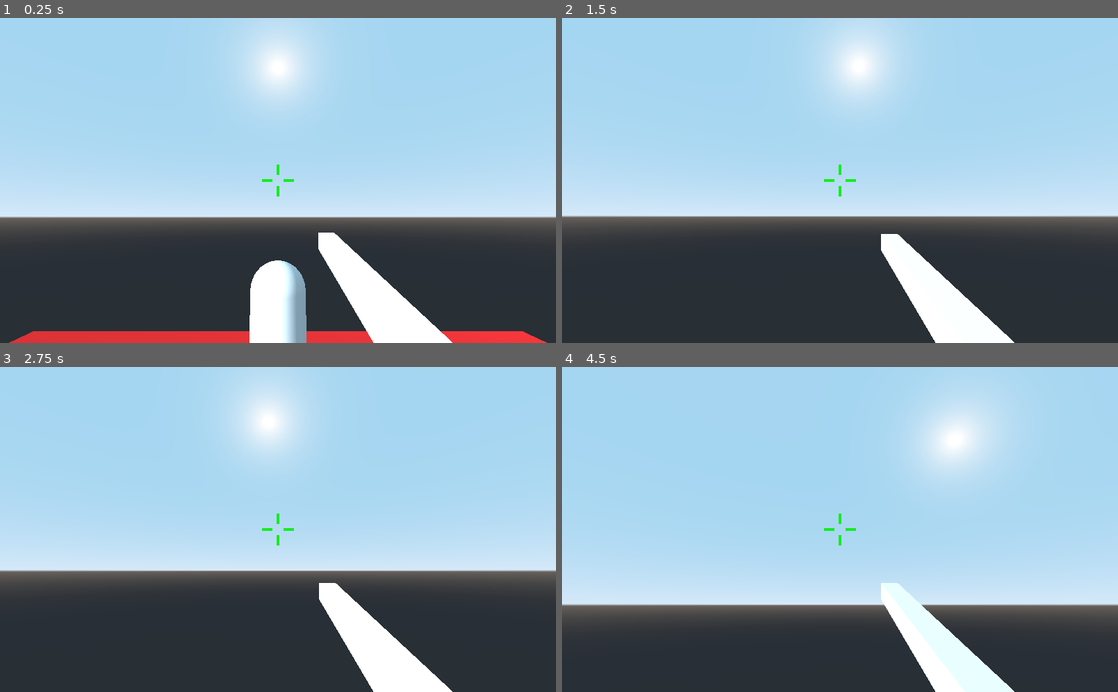
Above: before the commit, frames 1-4 (two rows, left to right).
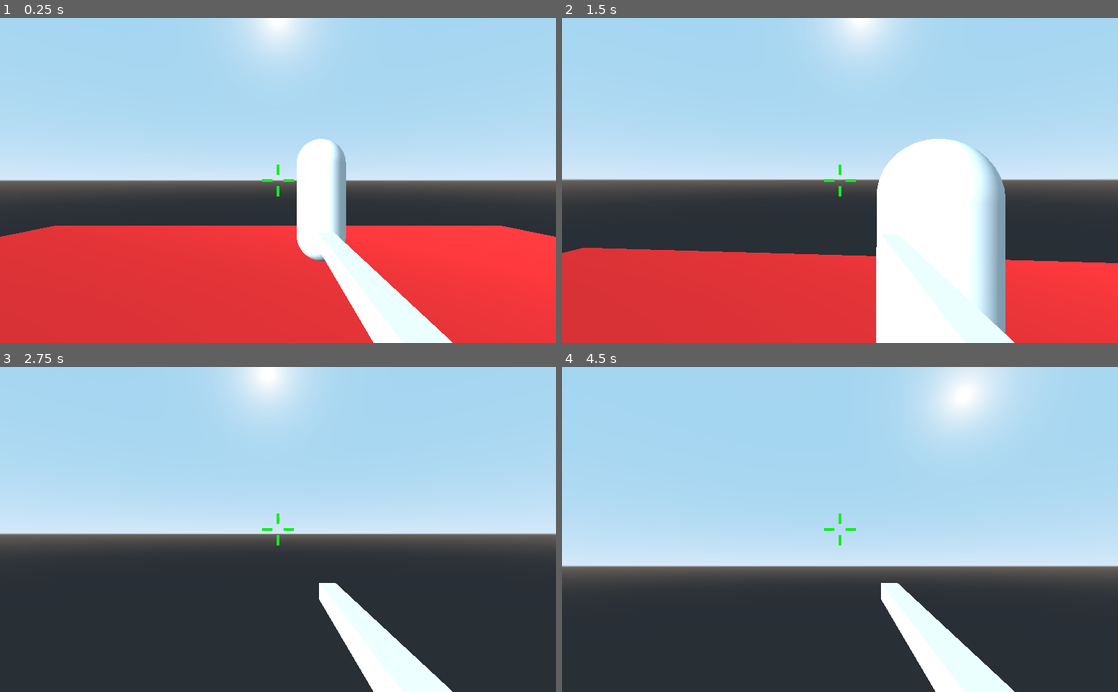
Above: after the commit, the same moments.

Repository: Joakimt04/Mannen-Offensive
Game: Godot game, scene res://Scenes/World.tscn
Same seed, same stepped clock (60 frames per second), same inputs: the game is played once before the commit and once after it.
Inputs (mouse positions are in pixels of both pictures, inside the frame that each line leads up to):
- Up to frame 1 (0.25 s): no input
- Up to frame 2 (1.5 s): move the mouse to (867, 180) at 0.52 s; hold W (move_forward) from 0.53 s (still down); tap Space (jump) at 0.6, 0.77, 1.07 s; move the mouse to (812, 180) at 1.27 s; click (812, 180) at 1.35 s
- Up to frame 3 (2.75 s): keep holding W (move_forward); tap Space (jump) at 1.52, 1.55, 1.82, 2.1 s; move the mouse to (289, 523) at 2.02 s
- Up to frame 4 (4.5 s): tap Enter at 2.75, 4.25 s; move the mouse to (834, 536) at 2.77 s; click (834, 536) at 2.85 s; tap Space (jump) at 3.02, 3.05, 3.32, 3.5, 3.6, 3.77, 4.07 s; move the mouse to (878, 532) at 3.52 s; tap Escape (ui_cancel) at 4.15 s; move the mouse to (673, 480) at 4.27 s; release W (move_forward) at 4.28 s; hold A (move_left) from 4.28 s (still down); click (673, 480) at 4.35 s

The runs differ from the first frame. In frame 1, 49% of the frame differs, in the area x 0-100%, y 0-100%; in frame 2, 46%; in frame 3, 19%; in frame 4, 20%.

Commit message:
Better movement

Diff:
--- a/Scenes/Enemy.tscn
+++ b/Scenes/Enemy.tscn
@@ -3,18 +3,16 @@
 [ext_resource path="res://Scenes/Enemy.gd" type="Script" id=1]
 
 [sub_resource type="CapsuleShape" id=1]
-radius = 0.6
-height = 1.5
+height = 3.0
 
 [sub_resource type="CapsuleMesh" id=2]
-radius = 0.6
-mid_height = 1.5
+mid_height = 3.0
 
 [node name="Enemy" type="KinematicBody" groups=["Enemy"]]
 script = ExtResource( 1 )
 
 [node name="CollisionShape" type="CollisionShape" parent="."]
-transform = Transform( 1, 0, 0, 0, -4.37114e-08, -1, 0, 1, -4.37114e-08, 0, 0, 0 )
+transform = Transform( 1.00253, 0, 0, 0, -4.3822e-08, -1.00253, 0, 1.00253, -4.3822e-08, 0, 0, 0 )
 shape = SubResource( 1 )
 
 [node name="MeshInstance" type="MeshInstance" parent="."]
--- a/Scenes/Player.tscn
+++ b/Scenes/Player.tscn
@@ -1,14 +1,14 @@
-[gd_scene load_steps=7 format=2]
+[gd_scene load_steps=8 format=2]
 
 [ext_resource path="res://Scripts/Player.gd" type="Script" id=1]
 
+[sub_resource type="CapsuleMesh" id=6]
+mid_height = 3.0
+
 [sub_resource type="CapsuleShape" id=1]
-radius = 0.5
-height = 1.5
+height = 3.0
 
-[sub_resource type="CapsuleMesh" id=2]
-radius = 0.6
-mid_height = 1.5
+[sub_resource type="CylinderShape" id=7]
 
 [sub_resource type="CubeMesh" id=3]
 size = Vector3( 0.1, 0.1, 1.5 )
@@ -47,18 +47,24 @@
 [node name="Player" type="KinematicBody"]
 script = ExtResource( 1 )
 
+[node name="MeshInstance" type="MeshInstance" parent="."]
+transform = Transform( 1, 0, 0, 0, -1.62921e-07, -1, 0, 1, -1.62921e-07, 0, 0, 0 )
+mesh = SubResource( 6 )
+skeleton = NodePath("")
+material/0 = null
+
 [node name="CollisionShape" type="CollisionShape" parent="."]
 transform = Transform( 1, 0, 0, 0, -1.62921e-07, -1, 0, 1, -1.62921e-07, 0, 0, 0 )
 shape = SubResource( 1 )
 
-[node name="CSGMesh" type="CSGMesh" parent="."]
-transform = Transform( 1, 0, 0, 0, -1.62921e-07, -1, 0, 1, -1.62921e-07, 0, 0, 0 )
-mesh = SubResource( 2 )
+[node name="Foot" type="CollisionShape" parent="."]
+transform = Transform( 1, 0, 0, 0, -1.62921e-07, -1, 0, 1, -1.62921e-07, 0, -1.58391, 0 )
+shape = SubResource( 7 )
 
 [node name="Head" type="Spatial" parent="."]
+transform = Transform( 1, 0, 0, 0, 1, 0, 0, 0, 1, 0, 1.4053, 0 )
 
 [node name="Camera" type="Camera" parent="Head"]
-transform = Transform( 1, 0, 0, 0, 0.987688, -0.156434, 0, 0.156434, 0.987688, 0, 0.93614, -0.0466088 )
 
 [node name="CanvasLayer" type="CanvasLayer" parent="Head/Camera"]
 
@@ -132,3 +138,8 @@
 [node name="AnimationPlayer" type="AnimationPlayer" parent="."]
 anims/AssaultFire = SubResource( 4 )
 anims/RESET = SubResource( 5 )
+
+[node name="GroundCheck" type="RayCast" parent="."]
+transform = Transform( 1, 0, 0, 0, 1, 0, 0, 0, 1, 0, -2, 0 )
+enabled = true
+cast_to = Vector3( 0, -1.5, 0 )
--- a/Scenes/World.tscn
+++ b/Scenes/World.tscn
@@ -17,7 +17,7 @@
 transform = Transform( 0.55262, 0.319705, -0.769675, -0.154372, 0.946784, 0.282434, 0.819012, -0.0372624, 0.572566, -6.01714, 5.38947, 6.84945 )
 
 [node name="MeshInstance" type="MeshInstance" parent="."]
-transform = Transform( 9.38656, 0, 0, 0, -0.259031, 0, 0, 0, 9.76918, 0, -0.116587, 0 )
+transform = Transform( 20.4678, 0, 0, 0, -0.564829, 0, 0, 0, 21.3022, 0, -0.116587, 0 )
 mesh = SubResource( 1 )
 material/0 = SubResource( 2 )
 
@@ -30,4 +30,4 @@
 transform = Transform( 1, 0, 0, 0, 1, 0, 0, 0, 1, 0, 3.86064, 0 )
 
 [node name="Enemy" parent="." instance=ExtResource( 2 )]
-transform = Transform( 1, 0, 0, 0, 1, 0, 0, 0, 1, 0, 2.1626, -5.41944 )
+transform = Transform( 1, 0, 0, 0, 1, 0, 0, 0, 1, 1.77322, 3.81074, -9.63128 )
--- a/Scripts/Player.gd
+++ b/Scripts/Player.gd
@@ -2,18 +2,23 @@
 
 var damage = 10
 
-var speed = 7
-var acceleration = 20
-var gravity = 9.8
-var jump = 5
+var speed = 10
+var h_acceleration = 6
+var air_acceleration = 1
+var normal_acceleration = 6
+var gravity = 20
+var jump = 10
+var full_contact = false
 
 var mouse_sensitivity = 0.1
 
 var direction = Vector3()
-var velocity = Vector3()
-var fall = Vector3()
+var h_velocity = Vector3()
+var movement = Vector3()
+var gravity_vec = Vector3()
 
 onready var head = $Head
+onready var ground_check = $GroundCheck
 onready var anim_player = $AnimationPlayer
 onready var camera = $Head/Camera
 onready var raycast = $Head/Camera/RayCast
@@ -26,7 +31,7 @@
 	if event is InputEventMouseMotion:
 		rotate_y(deg2rad(-event.relative.x * mouse_sensitivity)) #Tar det musen har rört på sig uppåt och multiplicerar med sensitivityn
 		head.rotate_x(deg2rad(-event.relative.y * mouse_sensitivity))
-		head.rotation.x = clamp(head.rotation.x, deg2rad(-90), deg2rad (90)) #Gör så att man inte kan kolla ett helt varv runt
+		head.rotation.x = clamp(head.rotation.x, deg2rad(-89), deg2rad (89)) #Gör så att man inte kan kolla ett helt varv runt
 
 func fire():
 	if Input.is_action_pressed("fire"):
@@ -43,37 +48,42 @@
 
 	fire()
 
-func _process(delta): #Denna uppdateras varje frame
+	if Input.is_action_just_pressed("ui_cancel"): #Ifall man klickar esc så syns musen igen
+		Input.set_mouse_mode(Input.MOUSE_MODE_VISIBLE)
 
 	direction = Vector3()
 
+	if ground_check.is_colliding():
+		full_contact = true
+	else:
+		full_contact = false
+
 	if not is_on_floor():
-		fall.y -= gravity * delta
+		gravity_vec += Vector3.DOWN * gravity * delta
+		h_acceleration = air_acceleration
+	elif is_on_floor() and full_contact:
+		gravity_vec = -get_floor_normal() * gravity
+		h_acceleration = normal_acceleration
+	else:
+		gravity_vec = -get_floor_normal()
+		h_acceleration = normal_acceleration
 
-	if is_on_floor() && Input.is_action_just_pressed("jump"):
-		fall.y = jump
+	if Input.is_action_just_pressed("jump") and (is_on_floor() or ground_check.is_colliding()):
+		gravity_vec = Vector3.UP * jump
 
-	if Input.is_action_just_pressed("ui_cancel"): #Ifall man klickar esc så syns musen igen
-		Input.set_mouse_mode(Input.MOUSE_MODE_VISIBLE)
-
-	#Movement
 	if Input.is_action_pressed("move_forward"):
-
 		direction -= transform.basis.z
-
 	elif Input.is_action_pressed("move_backward"):
-
 		direction += transform.basis.z
-
 	if Input.is_action_pressed("move_left"):
-
 		direction -= transform.basis.x
-
 	elif Input.is_action_pressed("move_right"):
-
 		direction += transform.basis.x
 
 	direction = direction.normalized()
-	velocity = velocity.linear_interpolate(direction * speed, acceleration * delta) #Smooth acceleration
-	velocity = move_and_slide(velocity, Vector3.UP)
-	move_and_slide(fall,  Vector3.UP) #Gravity mannen
+	h_velocity = h_velocity.linear_interpolate(direction * speed, h_acceleration * delta)
+	movement.z = h_velocity.z + gravity_vec.z
+	movement.x = h_velocity.x + gravity_vec.x
+	movement.y = gravity_vec.y
+
+	move_and_slide(movement,  Vector3.UP)
